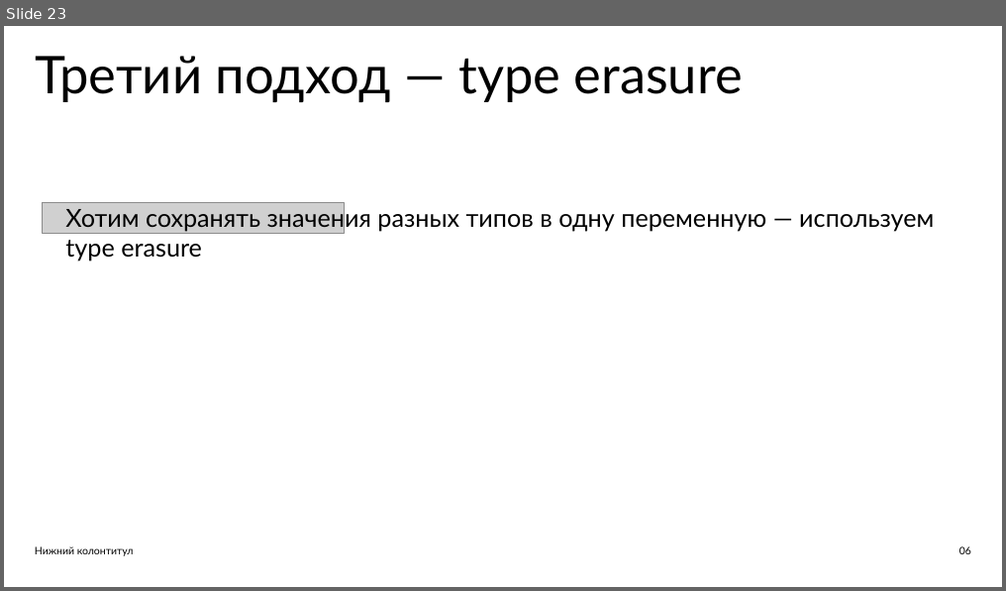
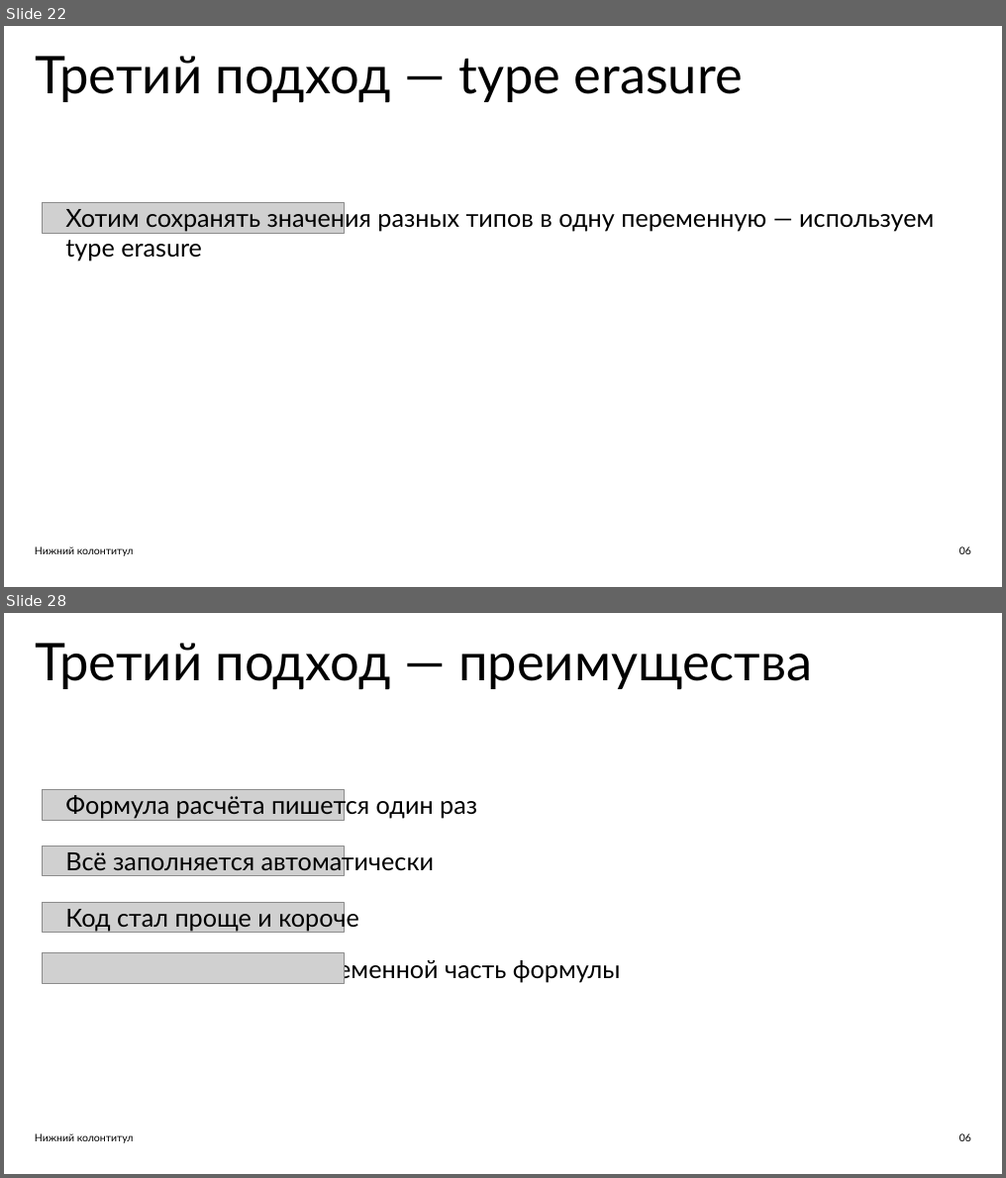
Before and after one commit to ishfb/zcc23, a slide deck: slides.pptx. Shown one above the other, each under a label of ours: slide 23 before the commit, slides 22 and 28 after it; the slides between them are not shown. The pictures are 1006x591 and 1006x1178 pixels, drawn with LibreOffice and Linux fonts; fonts in the diff are those of the drawing; grey boxes stand for pictures. Boxes give left, top, right and bottom in pixels: in the first picture for what was removed or moved away, otherwise in the second. Text is boxed around its words. In the diff, an @@ line names an element or a change of style, - is before the commit and + after.

```diff
--- a/slides.pptx
+++ b/slides.pptx
@@ slide 28 added at bbox=[4, 613, 1002, 1174], background #FFFFFF @@
@@ text added at bbox=[35, 643, 812, 689], 75 pt, text #000000 @@
+Третий подход — преимущества
@@ picture added at bbox=[42, 789, 344, 820] @@
@@ rectangle added at bbox=[18, 791, 34, 810], fill #FFFFFF @@
@@ text added at bbox=[65, 793, 477, 819], 36 pt, text #000000 @@
+Формула расчёта пишется один раз
@@ picture added at bbox=[42, 846, 344, 876] @@
@@ text added at bbox=[65, 850, 434, 875], 36 pt, text #000000 @@
+Всё заполняется автоматически
@@ picture added at bbox=[42, 902, 344, 932] @@
@@ text added at bbox=[65, 906, 358, 932], 36 pt, text #000000 @@
+Код стал проще и короче
@@ picture added at bbox=[42, 953, 344, 982] @@
@@ text added at bbox=[65, 955, 621, 984], 36 pt, text #000000 @@
+Можно сохранять в переменной часть формулы
@@ text added at bbox=[35, 1134, 134, 1144], 15 pt, text #000000 @@
+Нижний колонтитул
@@ text added at bbox=[959, 1134, 971, 1142], 15 pt, text #000000 @@
+06
@@ what was slide 23 is now slide 22 @@
```
Also in this commit, not shown: 7 other slides added, 1 slide removed, 1 other file.
